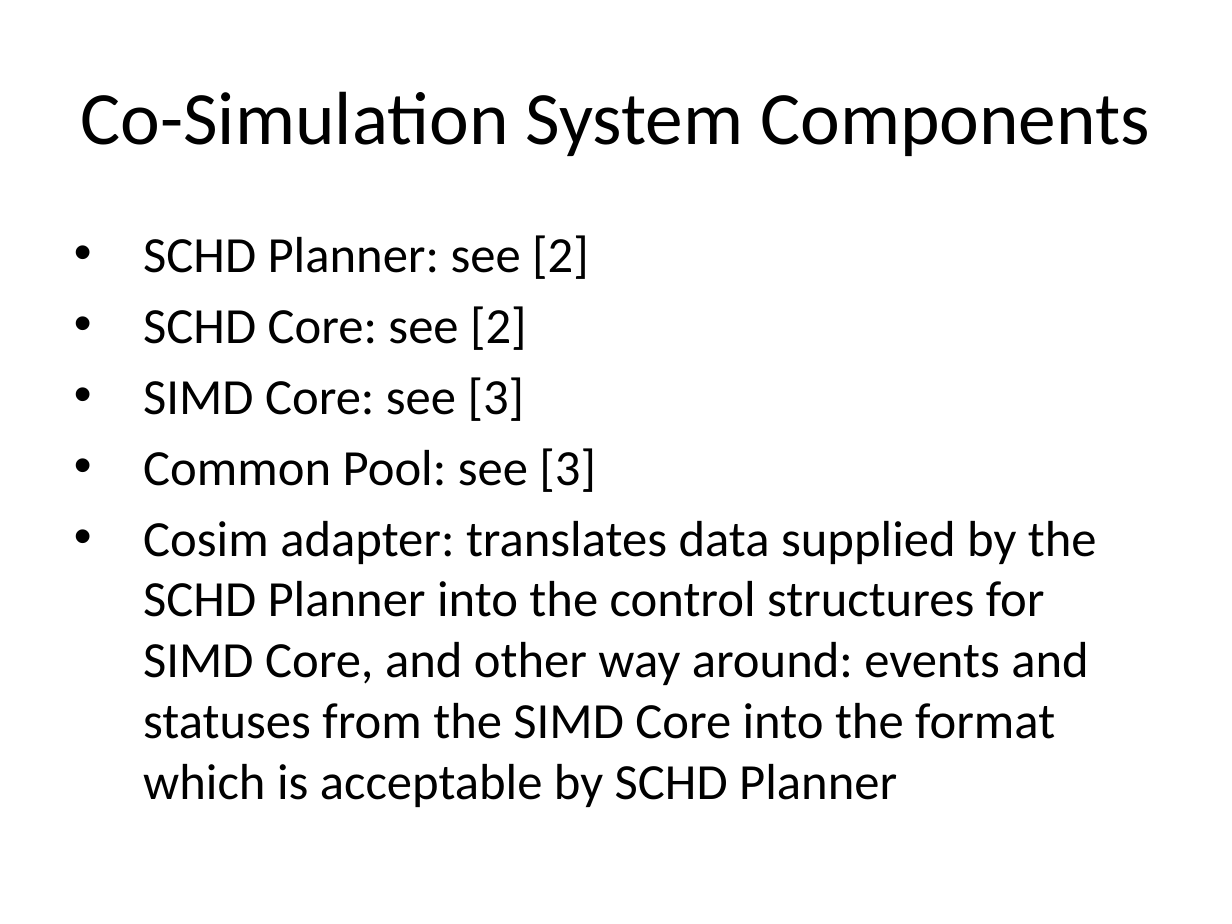
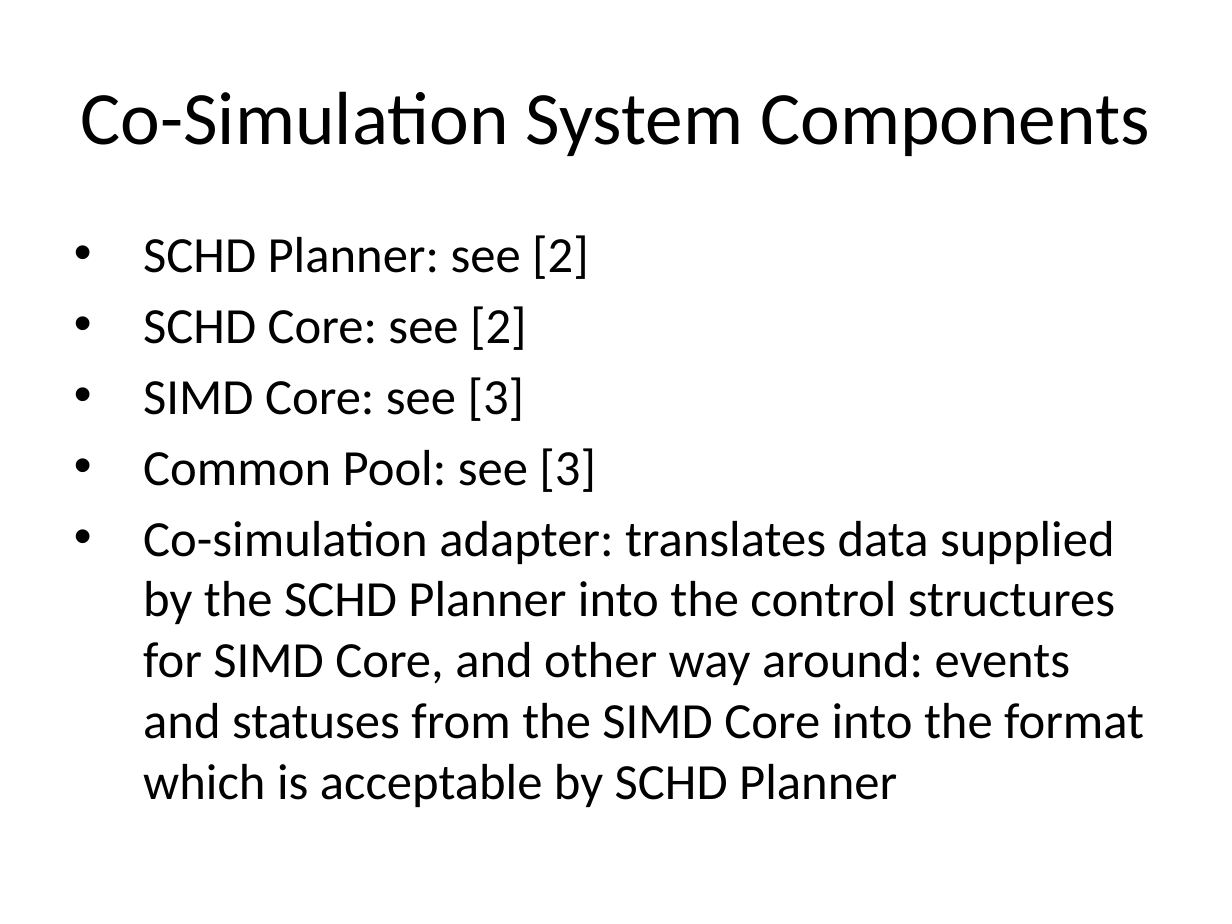
Before and after one commit to timurkelin/cosim, a slide deck: slide 8 of doc/cosim.pptx. Drawn at 1232x924 pixels with LibreOffice and Linux fonts; fonts in the diff are those of the drawing; background and template pictures are left out. Boxes give left, top, right and bottom in pixels: in the first picture for what was removed or moved away, otherwise in the second. Text is boxed around its words. In the diff, an @@ line names an element or a change of style, - is before the commit and + after.

```diff
--- a/doc/cosim.pptx
+++ b/doc/cosim.pptx
@@ text at (143, 521, 1144, 807): text changed @@
-• Cosim adapter: translates data supplied by the SCHD Planner into the control structures for SIMD Core, and other way around: events and statuses from the SIMD Core into the format which is acceptable by SCHD Planner
+• Co-simulation adapter: translates data supplied by the SCHD Planner into the control structures for SIMD Core, and other way around: events and statuses from the SIMD Core into the format which is acceptable by SCHD Planner
```
Also in this commit, not shown: 1 other slide changed, 9 slides added, 2 other files.
